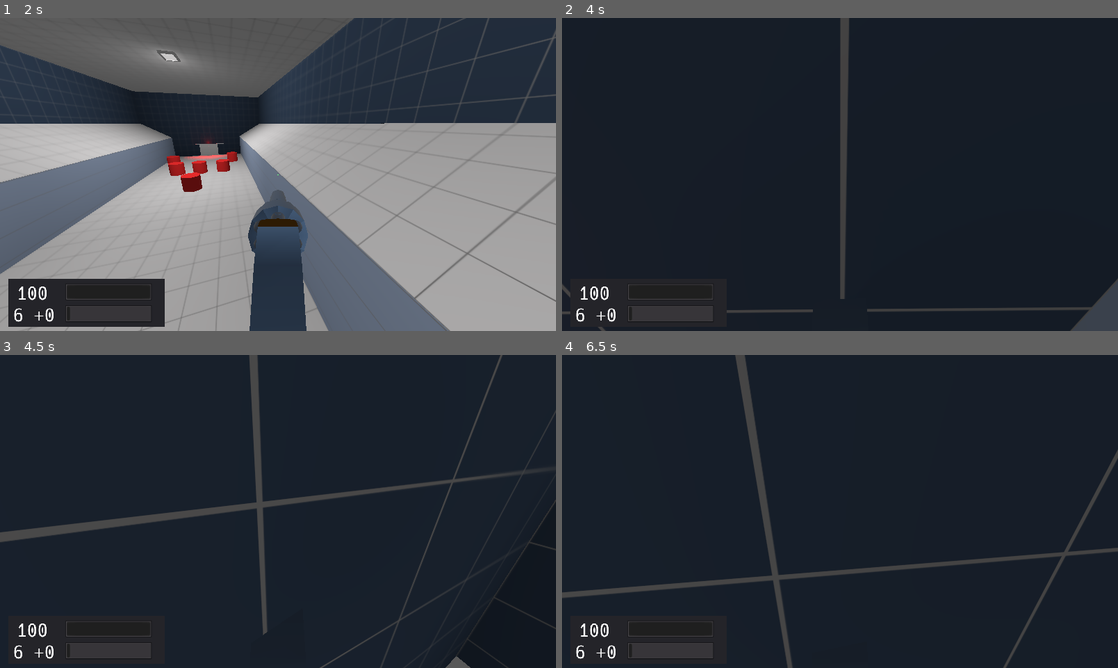
Above: before the commit, frames 1-4 (two rows, left to right).
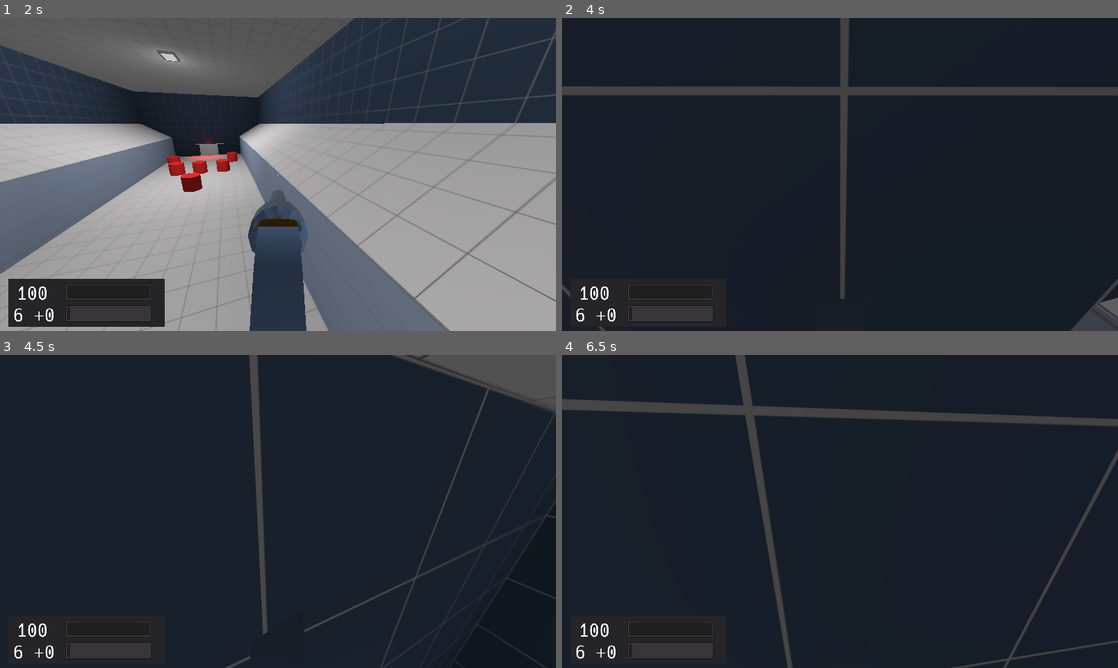
Above: after the commit, the same moments.

Repository: duckinator/keress
Game: Godot game, scene res://menus/MainMenu.tscn
Two runs of this game, one before a commit and one after it. Both use one fixed random seed, a clock stepped at 60 frames per second and the inputs below.
Inputs (mouse positions are in pixels of both pictures, inside the frame that each line leads up to):
- Up to frame 1 (2 s): click "New Game" at 0.5 s; tap Enter (ui_accept) at 1.25 s; move the mouse to (305, 174) at 1.27 s; hold W (movement_forward) from 1.28 s (still down); hold Space (movement_jump) from 1.28 s (still down)
- Up to frame 2 (4 s): keep holding W (movement_forward); move the mouse to (812, 174) at 2.02 s; release Space (movement_jump) at 2.03 s; click (812, 174) at 2.1 s; tap Space (movement_jump) at 2.27, 2.3, 2.57, 3.05, 3.77, 3.8 s; move the mouse to (851, 168) at 2.77 s; hold Right mouse button (action_secondary) 2.78-3.53 s; move the mouse to (834, 180) at 3.52 s; tap Shift (movement_crouch) at 3.6 s
- Up to frame 3 (4.5 s): keep holding W (movement_forward); tap Space (movement_jump) at 4.07 s; move the mouse to (316, 514) at 4.27 s; hold Space (movement_jump) from 4.28 s (still down); tap Tab (quick_switch_item) at 4.35 s
- Up to frame 4 (6.5 s): keep holding W (movement_forward); move the mouse to (795, 508) at 5.02 s; release Space (movement_jump) at 5.03 s; tap 1 at 5.1 s; tap Space (movement_jump) at 5.27, 5.3, 5.57, 6.05 s; move the mouse to (845, 511) at 5.77 s; hold 2 from 5.78 s (still down)

Frame 1 is identical in both runs. In frame 2, 3.3% of the frame differs, in the area x 0-100%, y 21-97%; in frame 3, 5.0%, in the area x 0-100%, y 0-100%; in frame 4, 4.4%.
Error in both runs: Invalid get index 'result' (on base: 'Dictionary'). (res://BuildInfo.gd:10)

Commit message:
remove wallrunning

Diff:
--- a/src/player/Player.gd
+++ b/src/player/Player.gd
@@ -1,12 +1,6 @@
 extends KinematicBody
 
 var fall_damage_enabled = false
-const WALLRUN_FALL_MULTIPLIER = 0.75
-const WALLRUN_SPEED_MULTIPLIER = 2
-const WALLRUN_ACCEL_MULTIPLIER = 8
-
-const NEUTRAL_CAMERA_ROTATION = 0
-const WALLRUN_CAMERA_ROTATION = -20
 
 const FALL_MULTIPLIER = 1.0
 const LOW_JUMP_MULTIPLIER = 1.5
@@ -167,7 +161,8 @@
 	dir += cam_xform.basis.x.normalized() * input_movement_vector.x
 
 	# Jumping
-	if (is_on_floor() or is_on_wall()) and Input.is_action_just_pressed("movement_jump"):
+	# TODO: add debounce timer.
+	if (is_on_floor() or is_on_wall()) and Input.is_action_pressed("movement_jump"):
 		vel.y = JUMP_SPEED
 
 func process_input_inventory(_delta):
@@ -206,9 +201,6 @@
 	elif (vel.y > 0) and not Input.is_action_pressed("movement_jump"):
 		vel += Vector3.UP * gravity.y * (LOW_JUMP_MULTIPLIER - 1) * delta
 
-	if is_on_wall() and vel.y < 0:
-		vel.y *= WALLRUN_FALL_MULTIPLIER
-
 	var hvel = vel
 	hvel.y = 0
 
@@ -220,22 +212,6 @@
 		accel = ACCEL
 	else:
 		accel = DEACCEL
-
-	if is_on_wall() and not is_on_floor():
-		var speedup = false
-		if riding_wall($LeftShortRaycast):
-			camera_rotation_tween(camera.rotation_degrees.z, -WALLRUN_CAMERA_ROTATION)
-			speedup = true
-		elif riding_wall($RightShortRaycast):
-			camera_rotation_tween(camera.rotation_degrees.z, WALLRUN_CAMERA_ROTATION)
-			speedup = true
-		if speedup:
-			# TODO: Slight weapon translation?
-			target *= WALLRUN_SPEED_MULTIPLIER
-			accel *= WALLRUN_ACCEL_MULTIPLIER
-	else:
-		camera_rotation_tween(camera.rotation_degrees.z, NEUTRAL_CAMERA_ROTATION)
-		camera.rotation_degrees.z = NEUTRAL_CAMERA_ROTATION
 
 	hvel = hvel.linear_interpolate(target, accel * delta)
 	vel.x = hvel.x
@@ -325,24 +301,3 @@
 	var weapon = $RotationHelper/Revolver
 	camera.rotation_degrees.z = new_z
 	weapon.rotation_degrees.z = camera.rotation_degrees.z
-
-const CAMERA_ROTATION_TWEEN_SPEED = 0.125
-var camera_tween = null
-func camera_rotation_tween(cur_z, new_z):
-	if camera_tween != null:
-		return
-	var camera_tween = $CameraRotationTween.duplicate()
-	var speed = CAMERA_ROTATION_TWEEN_SPEED
-	camera_tween.connect("tween_completed", self, "camera_rotation_tween_end")
-	camera_tween.repeat = false
-	camera_tween.interpolate_method(self, "set_camera_rotation_z", cur_z, new_z, speed, Tween.TRANS_LINEAR, Tween.EASE_IN)
-	add_child(camera_tween)
-	camera_tween.start()
-
-func camera_rotation_tween_end(object, key):
-	if camera_tween == null:
-		return
-	camera_tween.stop_all()
-	remove_child(camera_tween)
-	camera_tween.queue_free()
-	camera_tween = null
--- a/src/player/Player.tscn
+++ b/src/player/Player.tscn
@@ -53,8 +53,6 @@
 [node name="CollisionShape" type="CollisionShape" parent="DummyRigidBody"]
 shape = SubResource( 4 )
 
-[node name="CameraRotationTween" type="Tween" parent="."]
-
 [node name="LeftShortRaycast" type="RayCast" parent="."]
 transform = Transform( 1, 0, 0, 0, 1, 0, 0, 0, 1, 0, 3, 0 )
 cast_to = Vector3( 2, 0, 0 )
